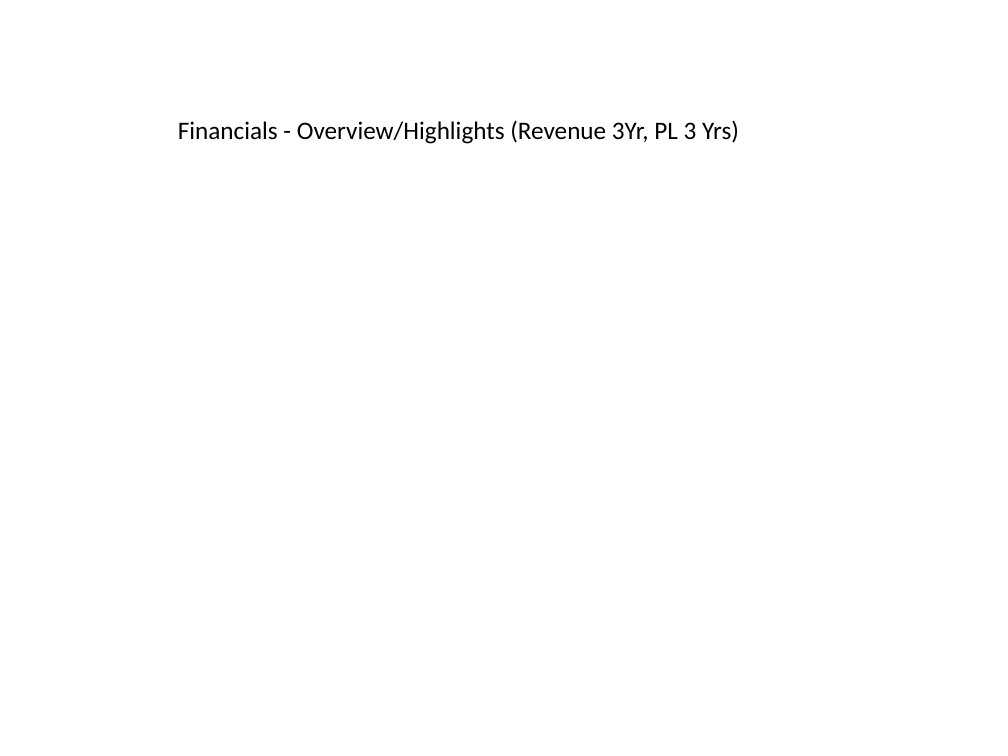
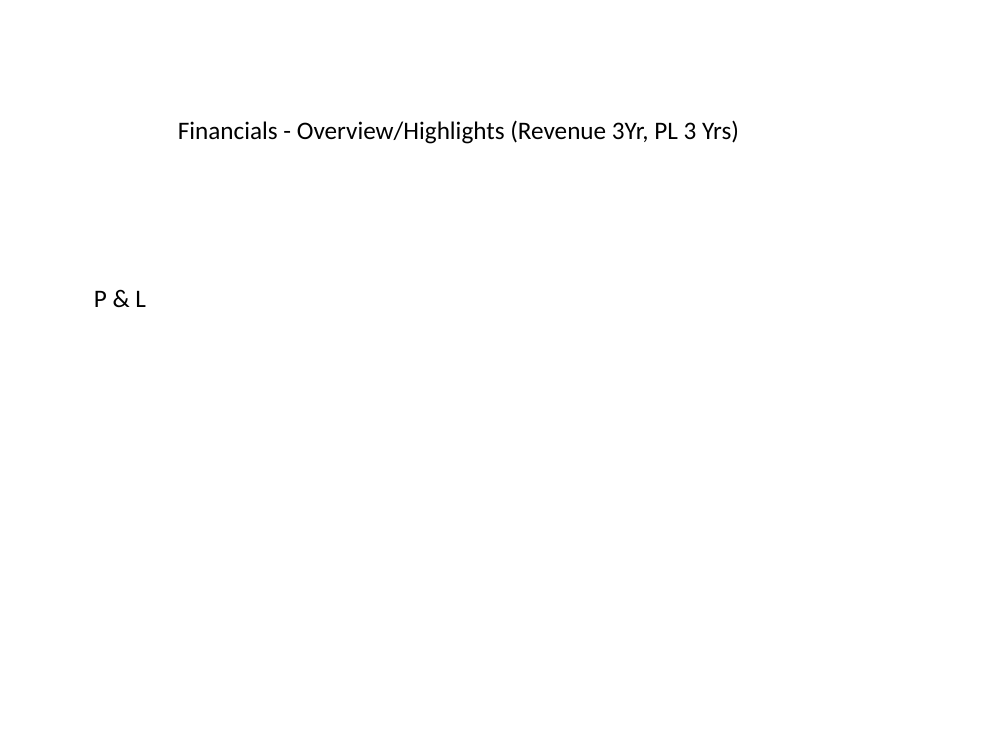
Before and after one commit to JamesLeB/Business, a slide deck: slide 13 of TODO/2-Monday/Presentation1.pptx. Drawn at 1008x756 pixels with LibreOffice and Linux fonts; fonts in the diff are those of the drawing. Boxes give left, top, right and bottom in pixels: in the first picture for what was removed or moved away, otherwise in the second. Text is boxed around its words. In the diff, an @@ line names an element or a change of style, - is before the commit and + after.

```diff
--- a/TODO/2-Monday/Presentation1.pptx
+++ b/TODO/2-Monday/Presentation1.pptx
@@ text added at box(94, 290, 146, 307), 18 pt, text #000000 @@
+P & L
```
Also in this commit, not shown: 13 other slides changed, 1 slide added, 1 slide removed, 2 other files.
